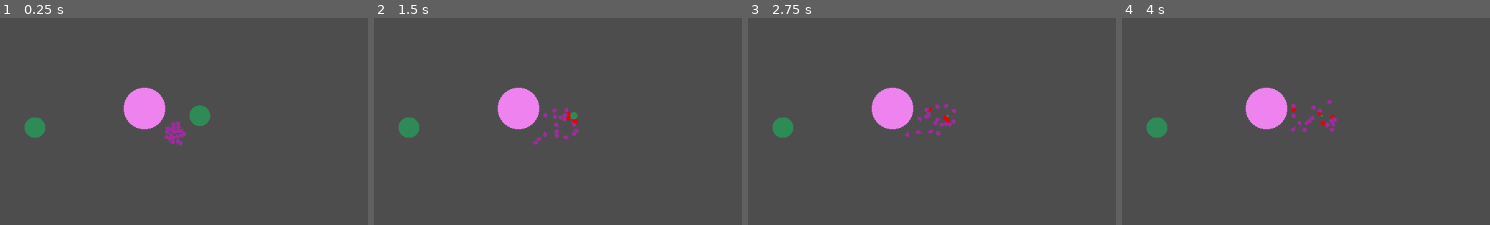
Above: before the commit, frames 1-4 (left to right).
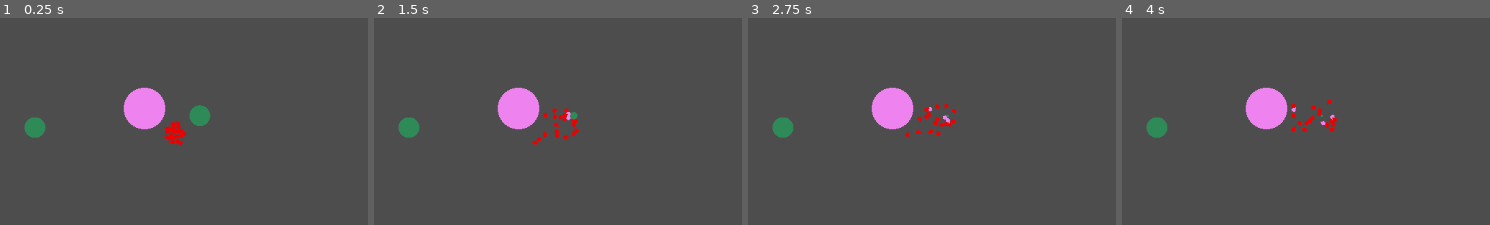
Above: after the commit, the same moments.

Repository: MalCaor/RucheTyr
Game: Godot game, scene res://Scene2d.tscn
Two runs of this game, one before a commit and one after it. Both use one fixed random seed, a clock stepped at 60 frames per second and the inputs below.
Inputs:
- Up to frame 1 (0.25 s): no input
- Up to frame 2 (1.5 s): no input
- Up to frame 3 (2.75 s): no input
- Up to frame 4 (4 s): no input
The pictures show only the part of the screen within x 35-85%, y 32-82%; the shares and areas given below are measured in that part.

The runs differ from the first frame. In frame 1, 0.4% of the frame differs, in the area x 44-52%, y 49-62%; in frame 2, 0.5%; in frame 3, 0.5%, in the area x 42-57%, y 41-58%; in frame 4, 0.5%.

Commit message:
les couleurs

Diff:
--- a/Tyr/hormagaunt.gd
+++ b/Tyr/hormagaunt.gd
@@ -58,10 +58,13 @@
 func state_change():
 	if self.nbr_current_food >= nbr_food_max && self.nbr_current_food!=0:
 		self.current_state = state_possible.return_ruche
+		self.modulate = Color.WHITE
 	elif self.list_body_to_approach:
 		self.current_state = state_possible.zerg
+		self.modulate = Color.RED
 	else:
 		self.current_state = state_possible.exploration
+		self.modulate = Color.PURPLE
 
 func explore():
 	# generate target
@@ -119,12 +122,12 @@
 	if body.type == "Nourriture":
 		body.eaten()
 		nbr_current_food += 1
-		self.modulate = Color.RED
+		#self.modulate = Color.RED
 	elif body.type == "Ruche":
 		if nbr_current_food>0:
 			ruche_mere.give_food_to_Ruche(nbr_current_food)
 			nbr_current_food=0
-			self.modulate = couleur
+			#self.modulate = couleur
 
 		var dx:float = ruche_mere.position.x - position.x
 		var dy:float = ruche_mere.position.y - position.y
@@ -133,6 +136,7 @@
 		var angle_self:float = self.global_transform.x.angle_to(angle_to_ruche*-1)
 
 		apply_torque_impulse(angle_self*10)
+		self.look_at(-angle_to_ruche)
 		go_forward()
 
 
